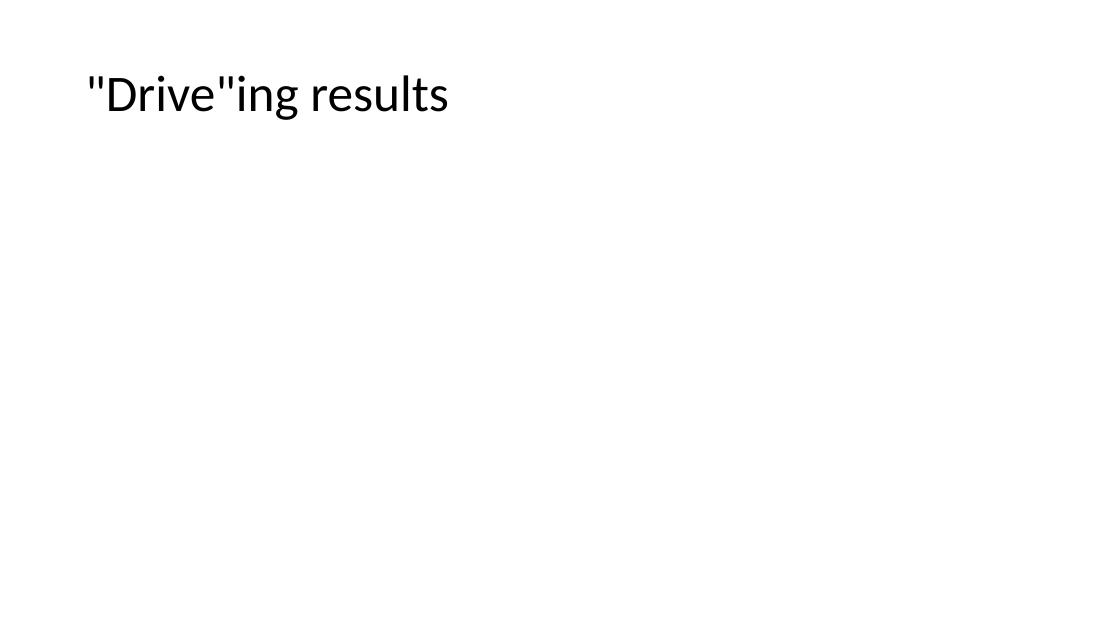
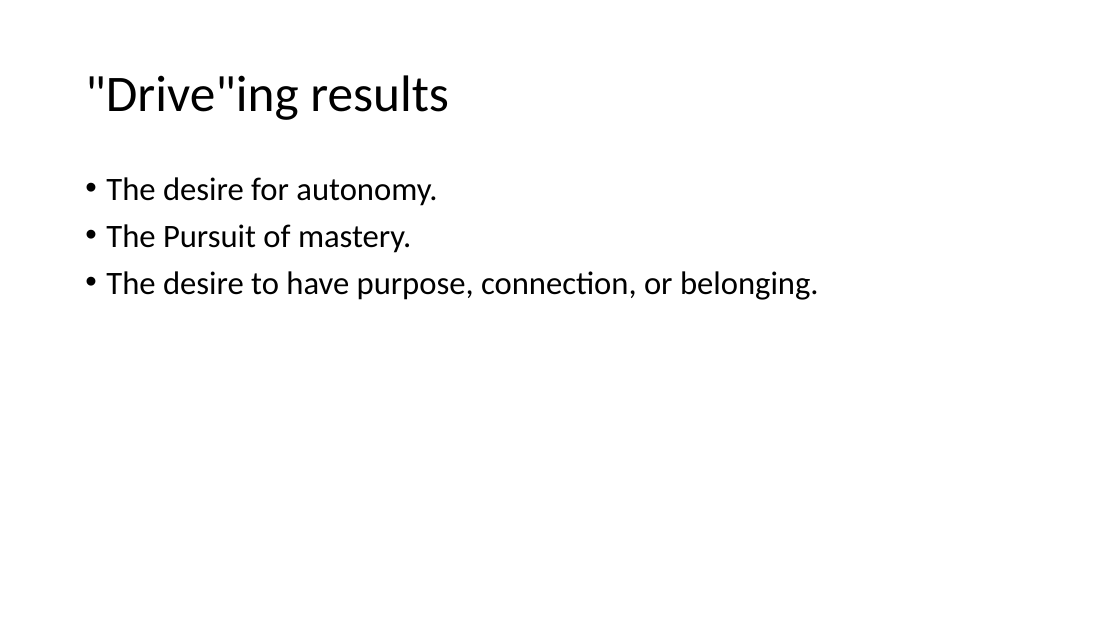
Before and after one commit to jugisahunk/presentations, a slide deck: slide 27 of tortoise-and-hare/tortoise-and-hare.pptx. Drawn at 1120x630 pixels with LibreOffice and Linux fonts; fonts in the diff are those of the drawing. Boxes give left, top, right and bottom in pixels: in the first picture for what was removed or moved away, otherwise in the second. Text is boxed around its words. In the diff, an @@ line names an element or a change of style, - is before the commit and + after.

```diff
--- a/tortoise-and-hare/tortoise-and-hare.pptx
+++ b/tortoise-and-hare/tortoise-and-hare.pptx
@@ text added at <box>106,177,819,300</box>, 28 pt, text #000000 @@
+• The desire for autonomy.
+• The Pursuit of mastery.
+• The desire to have purpose, connection, or belonging.
```
Also in this commit, not shown: 2 other slides changed.
